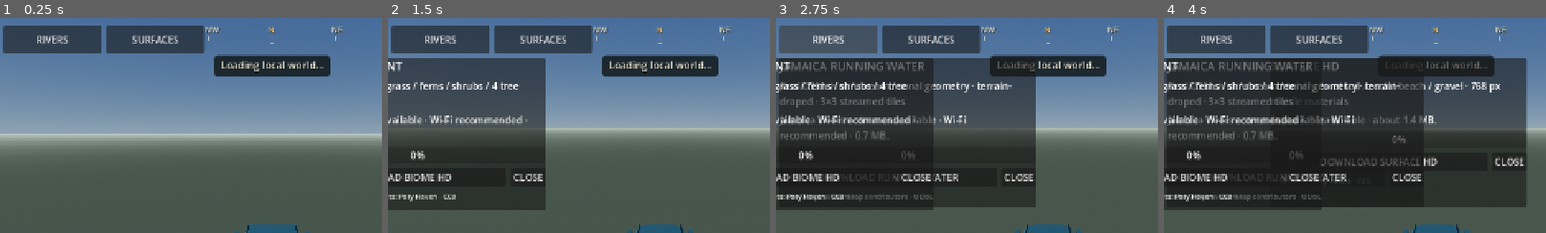
Above: before the commit, frames 1-4 (left to right).
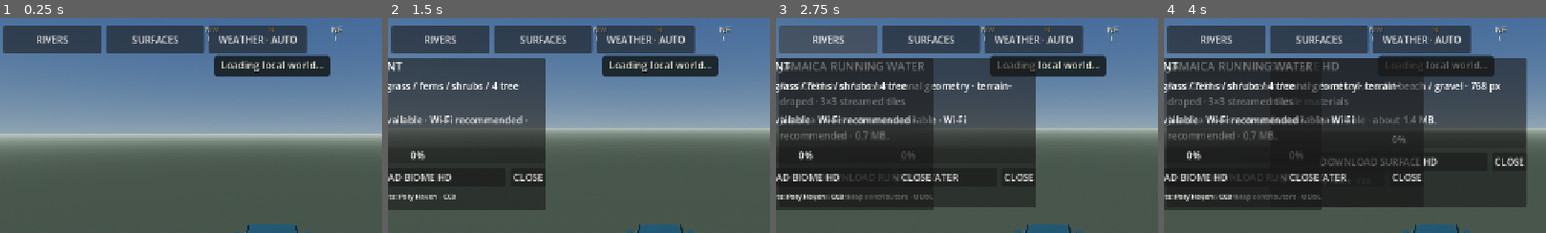
Above: after the commit, the same moments.

Repository: rell28194-rgb/yardman
Game: Godot game, scene res://main.tscn
Two runs of this game, one before a commit and one after it. Both use one fixed random seed, a clock stepped at 60 frames per second and the inputs below.
Inputs (mouse positions are % of the whole screen's width and height, from its top left):
- Up to frame 1 (0.25 s): no input
- Up to frame 2 (1.5 s): tap Enter at 0.5 s; move the mouse to (72, 45) at 0.52 s; hold Right (ui_right) 0.53-1.25 s; tap E at 0.6 s; click (72, 45) at 0.67 s; tap Space at 0.77 s; click "CONTENT" at 1.25 s
- Up to frame 3 (2.75 s): click "RIVERS" at 2 s
- Up to frame 4 (4 s): click "SURFACES" at 2.75 s; click "GARAGE · GET CARS" at 3.5 s
The pictures show only the part of the screen within x 14-64%, y 1-51%; the shares and areas given below are measured in that part.

The runs differ from the first frame. In frame 1, 3.3% of the frame differs, in the area x 54-81%, y 3-17%; in frame 2, 3.3%; in frame 3, 3.3%; in frame 4, 3.3%.

Commit message:
visuals: register bounded weather FX runtime

Diff:
--- a/godot/project.godot
+++ b/godot/project.godot
@@ -17,6 +17,7 @@
 HydrologyAudio="*res://scripts/hydrology_audio_runtime.gd"
 SurfaceContent="*res://scripts/surface_content_runtime.gd"
 SurfaceContentBridge="*res://scripts/surface_content_bridge.gd"
+WeatherFX="*res://scripts/weather_fx_runtime.gd"
 RemoteFleet="*res://scripts/remote_fleet_runtime.gd"
 VehicleGarage="*res://scripts/vehicle_selector_runtime.gd"
 
